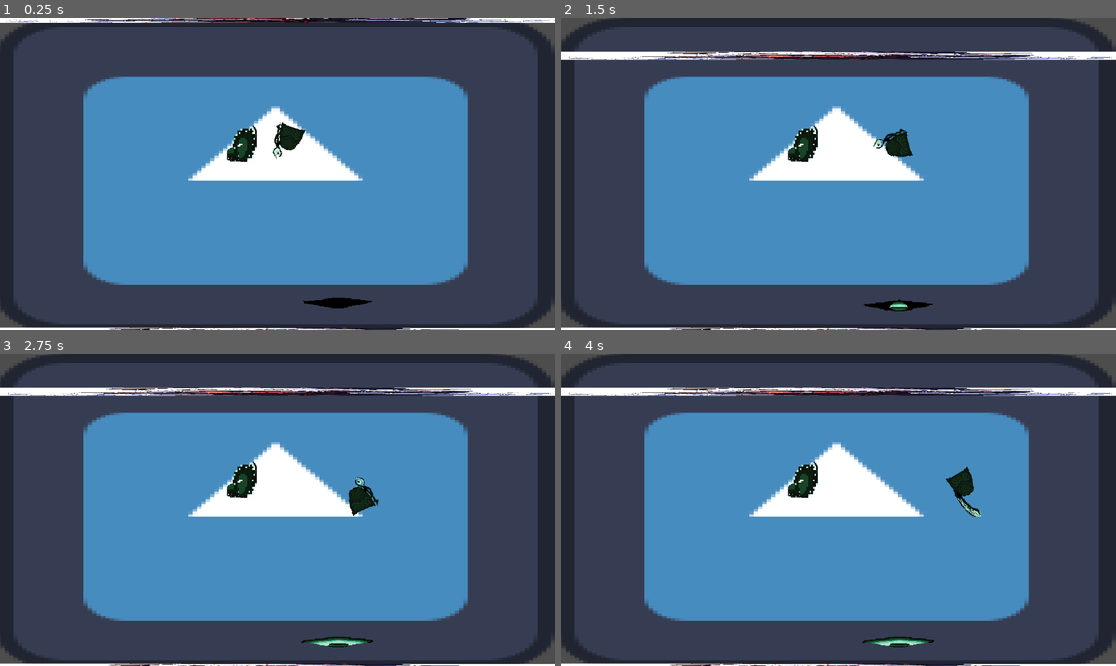
Above: before the commit, frames 1-4 (two rows, left to right).
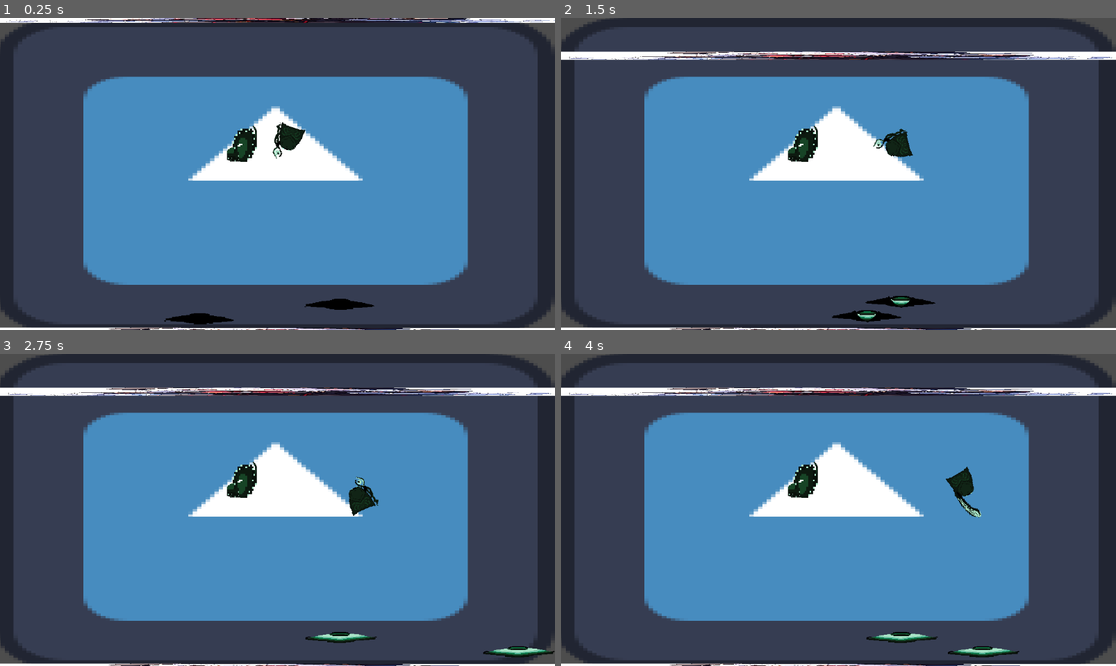
Above: after the commit, the same moments.

Repository: Lucas-FAlves/LudumDare_54_Godot
Game: Godot game, scene res://Scenes/Level.tscn
The game is run twice, just before and just after one commit, with the same random seed, the same clock (stepped at 60 frames per second) and the same inputs. The engine's default icon, where the game draws it, is replaced by a stand-in: a white triangle on a blue panel in a dark square.
Inputs (mouse positions are in pixels of both pictures, inside the frame that each line leads up to):
- Up to frame 1 (0.25 s): no input
- Up to frame 2 (1.5 s): move the mouse to (960, 158) at 0.52 s; hold D (Move_Right) 0.53-1.28 s; tap E (Attack) at 0.6, 1.35 s; move the mouse to (727, 189) at 1.27 s; hold S (Move_Down) from 1.28 s (still down)
- Up to frame 3 (2.75 s): move the mouse to (333, 441) at 2.02 s; release S (Move_Down) at 2.03 s; hold D (Move_Right) from 2.03 s (still down); tap E (Attack) at 2.1 s
- Up to frame 4 (4 s): move the mouse to (810, 572) at 2.77 s; release D (Move_Right) at 2.78 s; hold W (Move_Up) 2.78-3.53 s; tap E (Attack) at 2.85, 3.6 s; move the mouse to (1005, 556) at 3.52 s; hold A (Move_Left) from 3.53 s (still down)

The runs differ from the first frame. In frame 1, 0.4% of the frame differs, in the area x 29-68%, y 89-99%; in frame 2, 0.6%; in frame 3, 0.7%; in frame 4, 0.7%, in the area x 54-83%, y 89-98%.

Commit message:
Update Olho Movement
para depois de um tempo

Diff:
--- /dev/null
+++ b/Prefabs/Olho.tscn
@@ -0,0 +1,19 @@
+[gd_scene load_steps=4 format=3 uid="uid://7nw6skvby7ly"]
+
+[ext_resource type="Script" path="res://Scripts/olho.gd" id="1_jqung"]
+[ext_resource type="PackedScene" uid="uid://ha5dvhlqmpbp" path="res://Scenes/Eye.tscn" id="2_xg7d6"]
+
+[sub_resource type="RectangleShape2D" id="RectangleShape2D_p4o6h"]
+size = Vector2(152, 32)
+
+[node name="CharacterBody2D (Olho)" type="CharacterBody2D"]
+script = ExtResource("1_jqung")
+
+[node name="Eye" parent="." instance=ExtResource("2_xg7d6")]
+position = Vector2(0, 0)
+
+[node name="CollisionShape2D (Movement)" type="CollisionShape2D" parent="."]
+shape = SubResource("RectangleShape2D_p4o6h")
+debug_color = Color(0.952941, 0.219608, 0.0823529, 0.419608)
+
+[editable path="Eye"]
--- a/Scenes/Level.tscn
+++ b/Scenes/Level.tscn
@@ -6,6 +6,7 @@
 [ext_resource type="Texture2D" uid="uid://c2l4pe57274r8" path="res://fotor-ai-2023091318285.jpg" id="3_iu1gn"]
 [ext_resource type="Script" path="res://Scenes/movecima.gd" id="3_ls2jr"]
 [ext_resource type="PackedScene" uid="uid://ha5dvhlqmpbp" path="res://Scenes/Eye.tscn" id="5_u50mv"]
+[ext_resource type="PackedScene" uid="uid://7nw6skvby7ly" path="res://Prefabs/Olho.tscn" id="6_s24i4"]
 
 [sub_resource type="RectangleShape2D" id="RectangleShape2D_2w6an"]
 size = Vector2(1162, 20)
@@ -74,6 +75,9 @@
 gravity_scale = 0.0
 metadata/_edit_group_ = true
 
+[node name="CharacterBody2D (Olho)" parent="baixo" instance=ExtResource("6_s24i4")]
+position = Vector2(157, -52)
+
 [node name="Sprite2D" type="Sprite2D" parent="baixo"]
 position = Vector2(327, -23)
 scale = Vector2(0.75651, 0.0110677)
@@ -82,6 +86,11 @@
 [node name="CollisionShape2D" type="CollisionShape2D" parent="baixo"]
 position = Vector2(323, -24)
 shape = SubResource("RectangleShape2D_2w6an")
+
+[node name="Eye" parent="baixo" instance=ExtResource("5_u50mv")]
+position = Vector2(455, -82)
+rotation = 3.14159
+scale = Vector2(1.201, -0.254)
 
 [node name="Player_Character" parent="." instance=ExtResource("3_flfw1")]
 process_mode = 1
@@ -96,6 +105,3 @@
 position = Vector2(0.5, 0)
 shape = SubResource("RectangleShape2D_7xiyr")
 debug_color = Color(0.560784, 0.560784, 0, 0.419608)
-
-[node name="Eye" parent="." instance=ExtResource("5_u50mv")]
-position = Vector2(702, 593)
--- a/Scripts/Eye_Handler.gd
+++ b/Scripts/Eye_Handler.gd
@@ -4,7 +4,9 @@
 @onready var canvasItem: CanvasItem = $CollisionShape2D/Sprite2D
 # Called when the node enters the scene tree for the first time.
 func _ready():
+	$CollisionShape2D/Sprite2D.rotate(1.5708*2)
 	animatedSprite2D.play("Opening")
+	animatedSprite2D.flip_v=true
 
 func _on_tree_exiting():
 	animatedSprite2D.play("Closing")
--- a/Scripts/olho.gd
+++ b/Scripts/olho.gd
@@ -1,19 +1,32 @@
 extends CharacterBody2D
-
 
 @export var speed = 200
 var dir = 1
-var isOff = false
+var isOff = true
 var motion = Vector2.ZERO
+var rng = RandomNumberGenerator.new()
+@export var cooldown : int
 
 # Called when the node enters the scene tree for the first time.
 func _ready():
-	pass # Replace with function body.
+	rng.randomize()
+	cooldown = rng.randi_range(200, 600)
+
+
+	# Replace with function body.
 
 
 # Called every frame. 'delta' is the elapsed time since the previous frame.
 func _physics_process(delta):
-	eye_move(delta)
+	if cooldown > 0:
+		isOff = true
+		cooldown -= delta
+	else:
+		isOff = false
+
+	if isOff == true:
+		eye_move(delta)
+
 
 
 
Not shown: 1 places in Scenes/Level.tscn that only renumber resources
